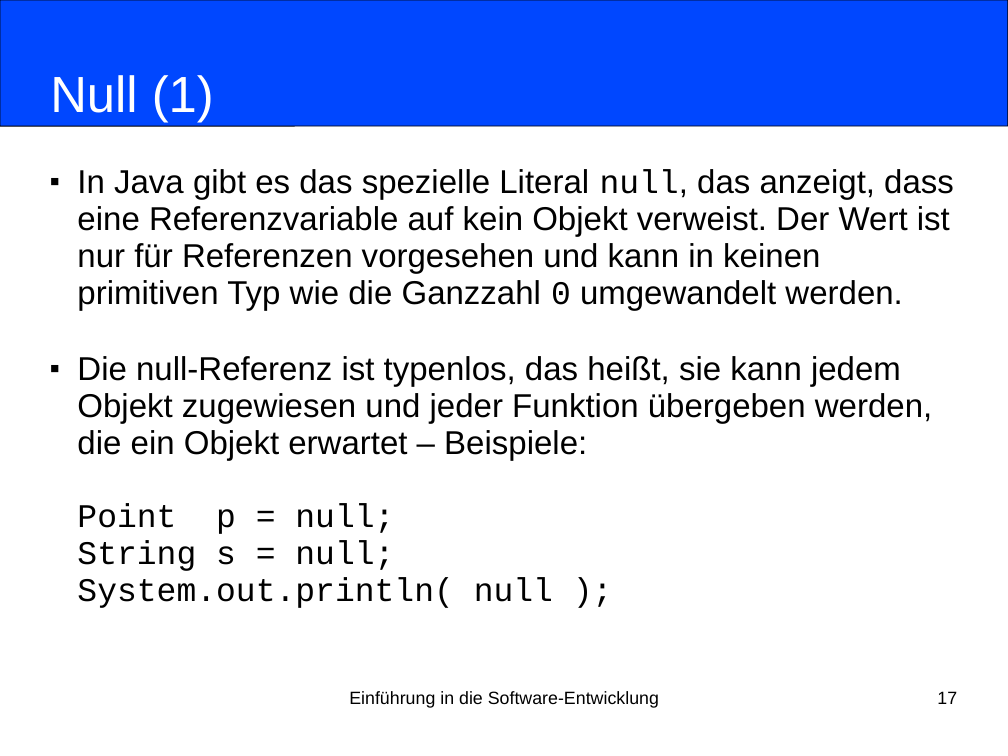
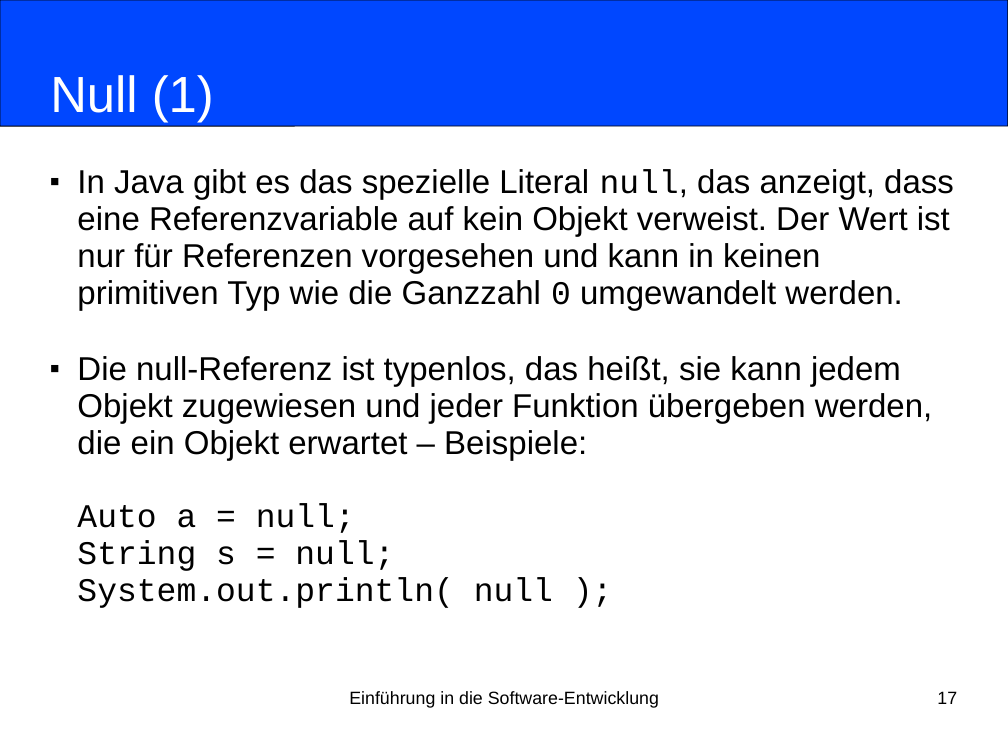
Before and after one commit to nordakademie-einfuehrung-java/vorlesungsskript, a slide deck: slide 17 of folien/Semester_03_Termin_07_Kapitel06.pptx. Drawn at 1008x756 pixels with LibreOffice and Linux fonts; fonts in the diff are those of the drawing. Boxes give left, top, right and bottom in pixels: in the first picture for what was removed or moved away, otherwise in the second. Text is boxed around its words. In the diff, an @@ line names an element or a change of style, - is before the commit and + after.

Commit message:
Auto statt Point als null-Beispiel

```diff
--- a/folien/Semester_03_Termin_07_Kapitel06.pptx
+++ b/folien/Semester_03_Termin_07_Kapitel06.pptx
@@ subtitle at <box>77,356,932,608</box>: text changed @@
-■ Die null-Referenz ist typenlos, das heißt, sie kann jedem Objekt zugewiesen und jeder Funktion übergeben werden, die ein Objekt erwartet – Beispiele:
-  Point p = null;
-  String s = null;
-  System.out.println( null );
+■ Die null-Referenz ist typenlos, das heißt, sie kann jedem Objekt zugewiesen und jeder Funktion übergeben werden, die ein Objekt erwartet – Beispiele:
+  Auto a = null;
+  String s = null;
+  System.out.println( null );
```
Also in this commit, not shown: 1 other slide changed, 1 other file.
